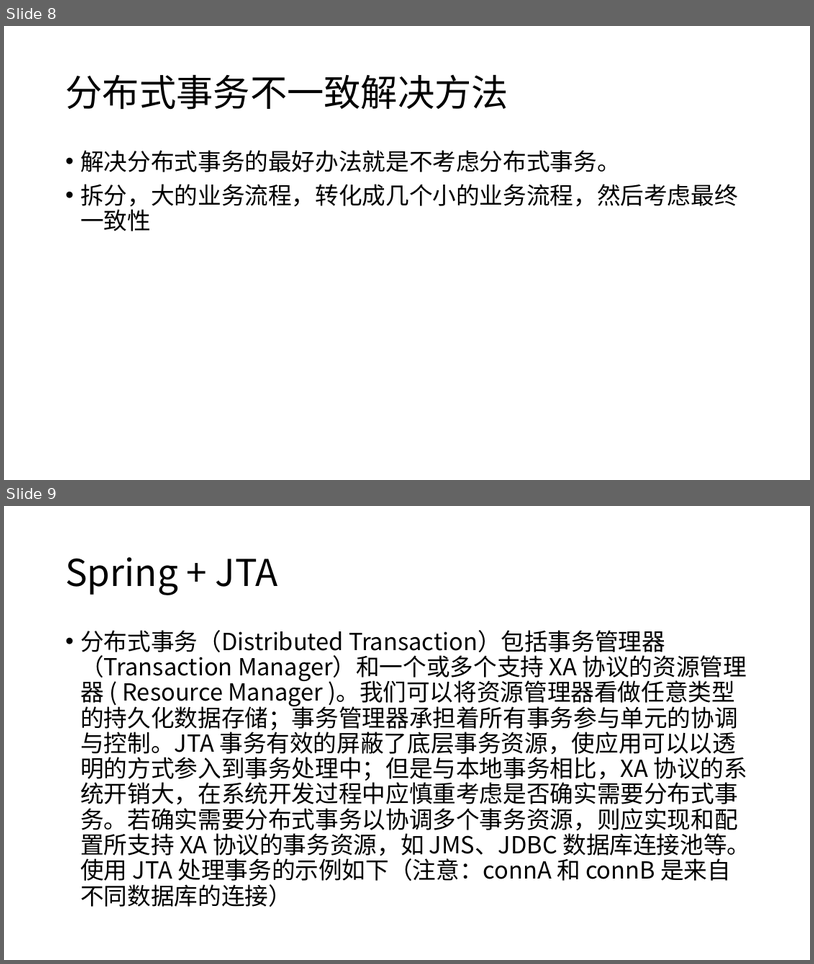
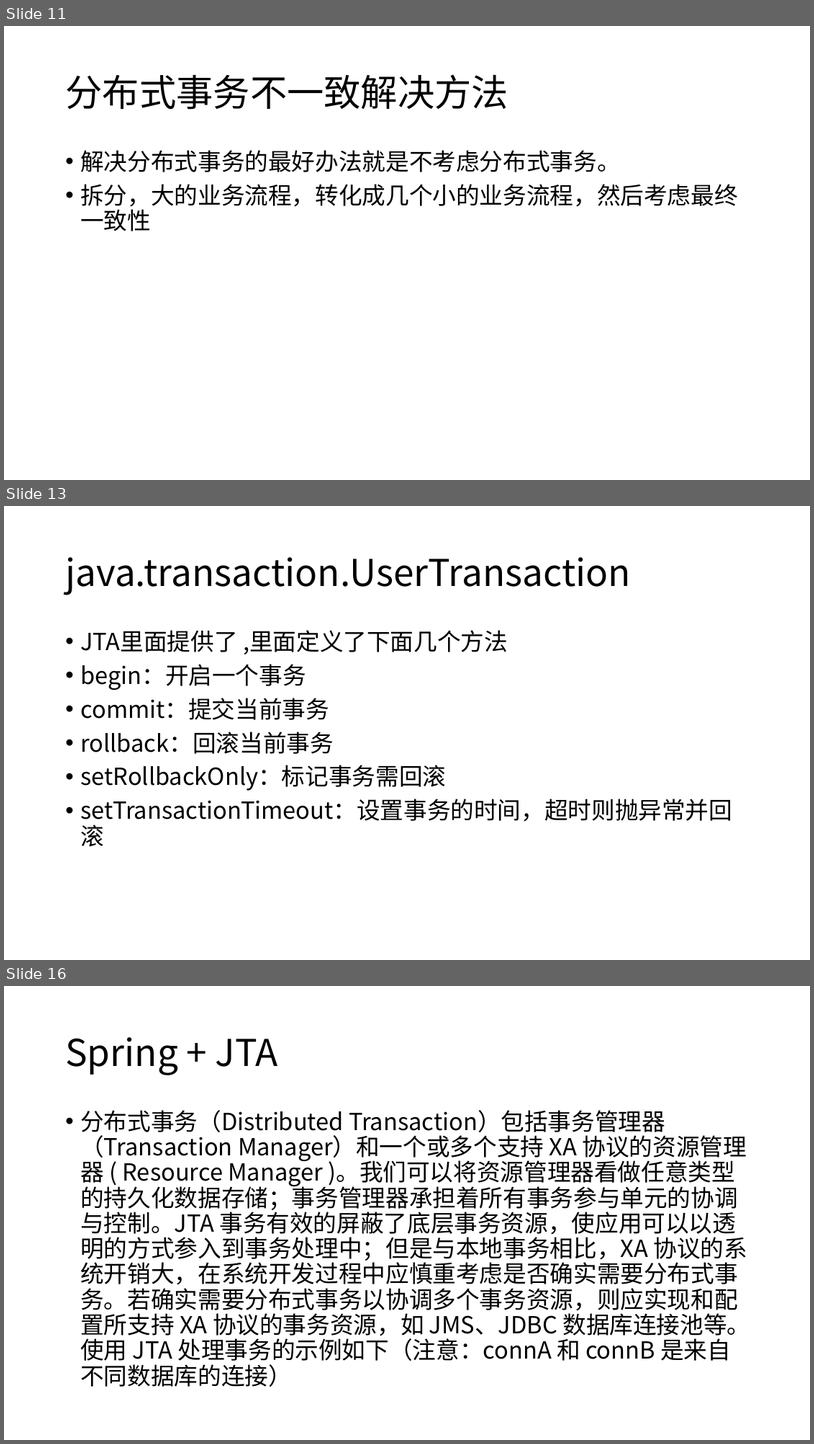
Before and after one commit to courage89/xa_presentation, a slide deck: 分布式事务.pptx. Shown one above the other, each under a label of ours: slides 8 and 9 before the commit, slides 11, 13 and 16 after it; the slides between them are not shown. The pictures are 814x964 and 814x1444 pixels, drawn with LibreOffice and Linux fonts; fonts in the diff are those of the drawing. Boxes give left, top, right and bottom in pixels: in the first picture for what was removed or moved away, otherwise in the second. Text is boxed around its words. In the diff, an @@ line names an element or a change of style, - is before the commit and + after.

```diff
--- a/分布式事务.pptx
+++ b/分布式事务.pptx
@@ slide 13 added at [4, 506, 810, 960], background #FFFFFF @@
@@ title added at [65, 557, 631, 595], 44 pt, text #000000 @@
+java.transaction.UserTransaction
@@ text added at [80, 630, 733, 847], 28 pt, text #000000 @@
+• JTA里面提供了 ,里面定义了下面几个方法
+• begin：开启一个事务
+• commit：提交当前事务
+• rollback：回滚当前事务
+• setRollbackOnly：标记事务需回滚
+• setTransactionTimeout：设置事务的时间，超时则抛异常并回滚
@@ what was slide 8 is now slide 11 @@
@@ what was slide 9 is now slide 16 @@
```
Also in this commit, not shown: 2 slides changed, 7 other slides added.
